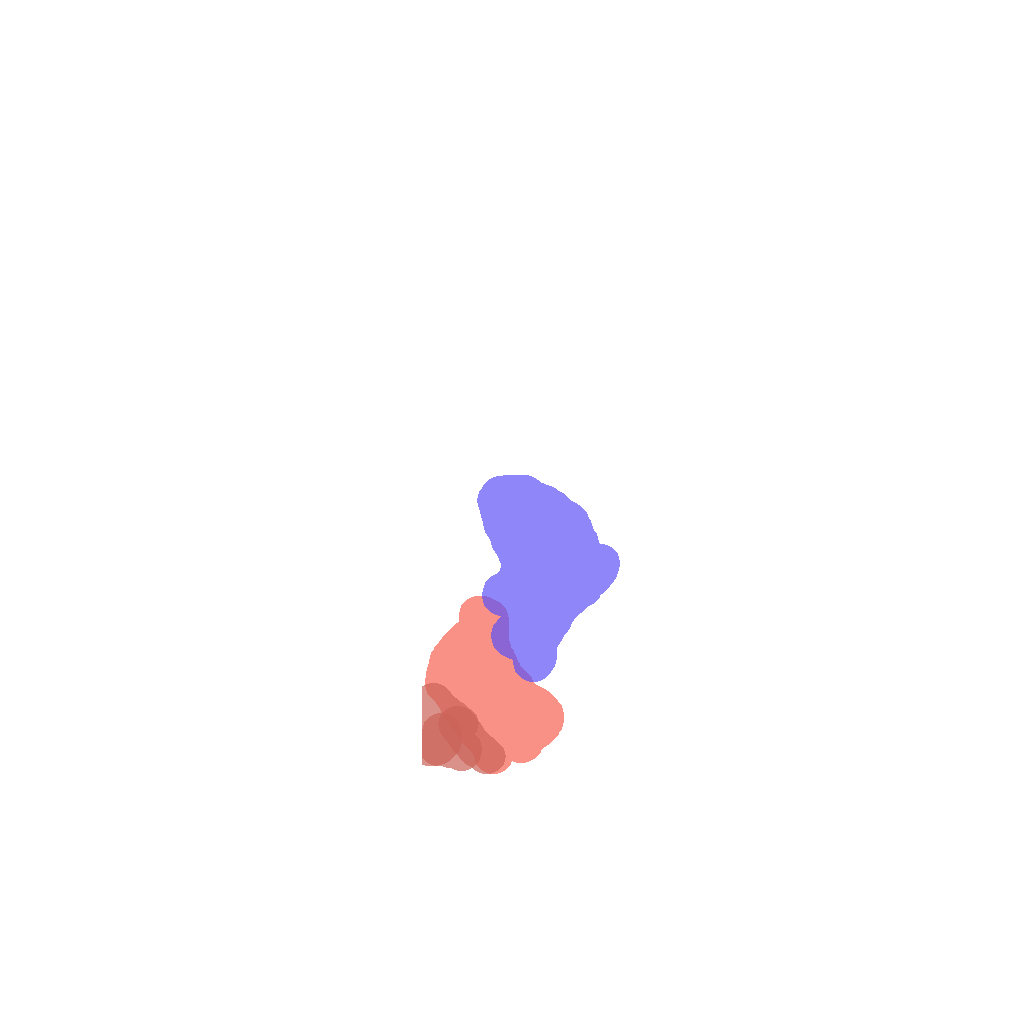
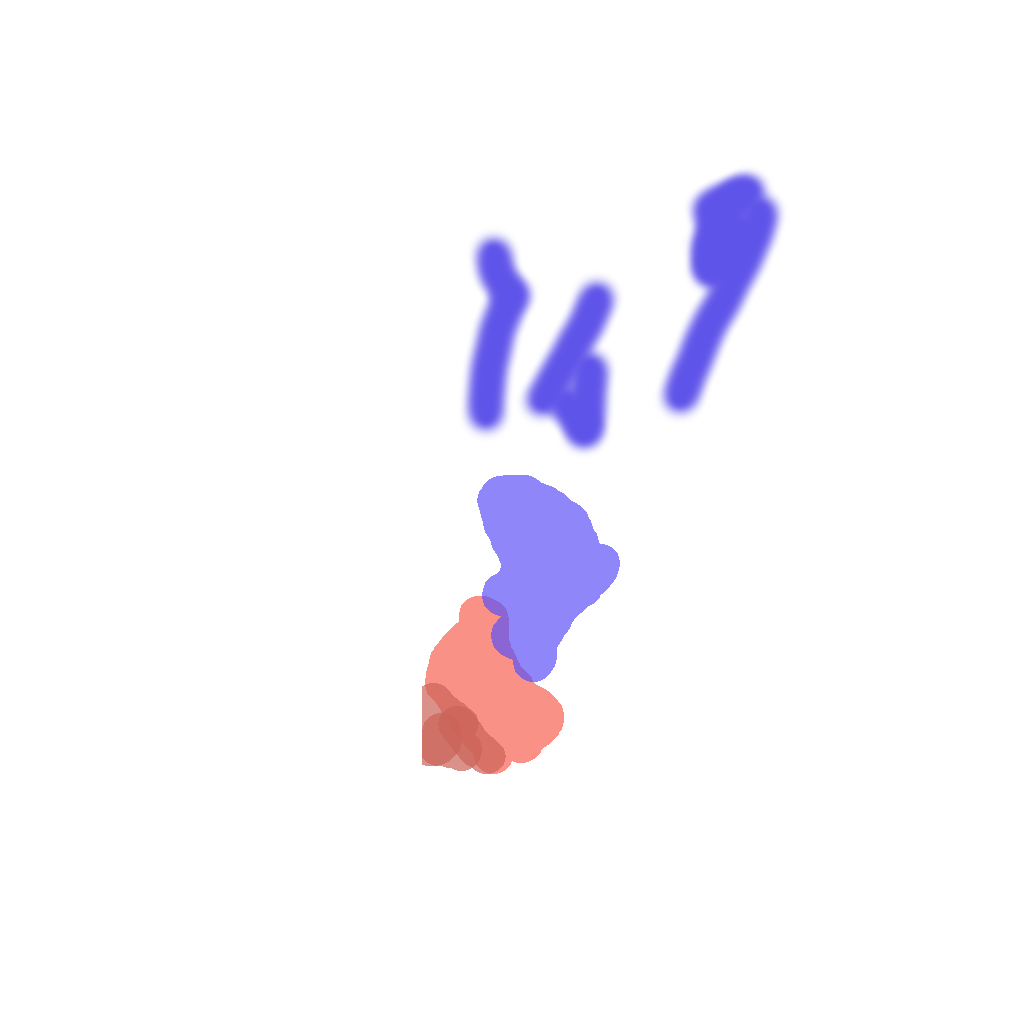
Layers edited between the first and the second 1024 × 1024 image:
painted on "ritmica" over left=460, top=166, right=787, bottom=457
